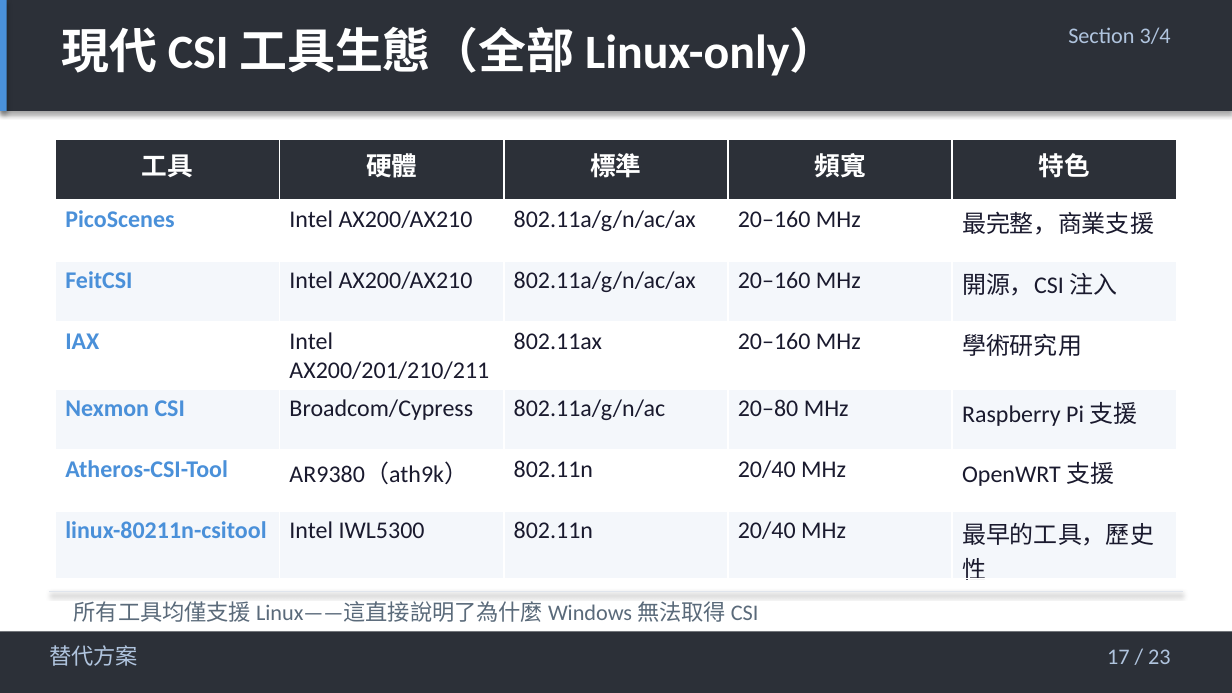
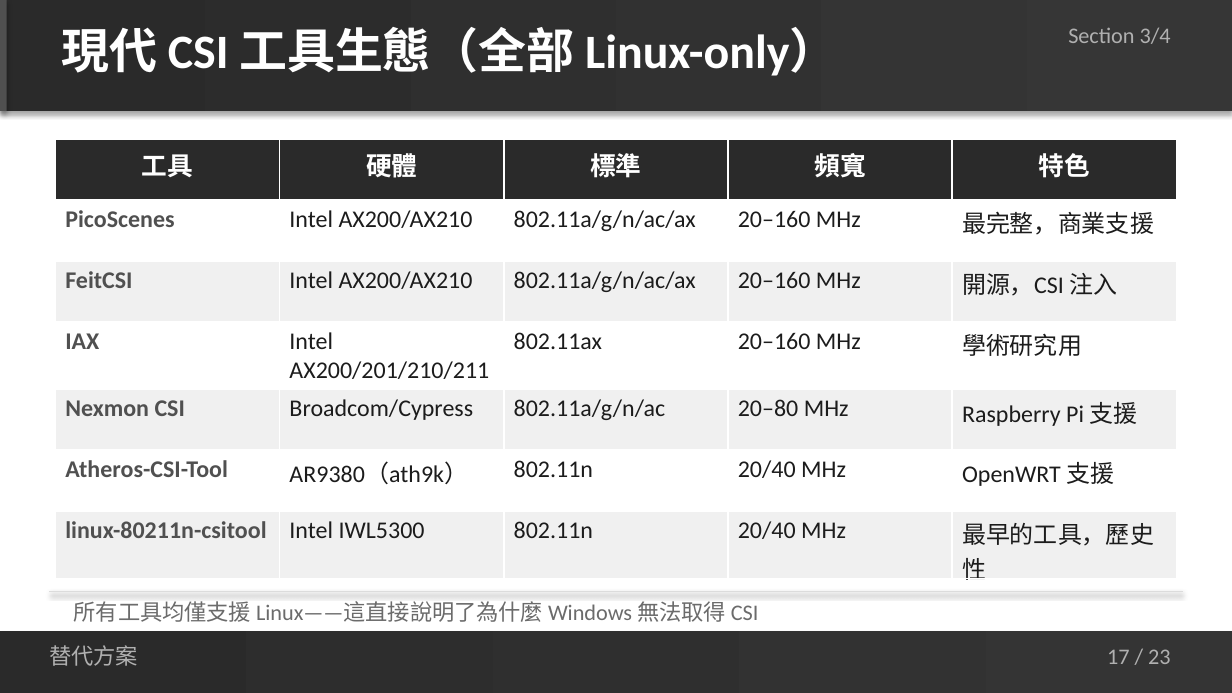
Before and after one commit to jacky92219-cell/network-ppt-project, a slide deck: slide 17 of output/network-card-csi-v5.1.pptx. Drawn at 1232x693 pixels with LibreOffice and Linux fonts; fonts in the diff are those of the drawing. Boxes give left, top, right and bottom in pixels: in the first picture for what was removed or moved away, otherwise in the second. Text is boxed around its words. In the diff, an @@ line names an element or a change of style, - is before the commit and + after.

```diff
--- a/output/network-card-csi-v5.1.pptx
+++ b/output/network-card-csi-v5.1.pptx
@@ rectangle at (0,0,1232,111): fill #2C3038 to gradient #2A2A2A to #363636 @@
@@ rectangle at (0,0,7,111): fill #4A90D9 to #505050 @@
@@ table at (55,139,1177,584) @@
@@ fill #2C3038 to #2A2A2A in row 1 @@
@@ fill #F4F7FB to #F0F0F0 in 15 cells @@
@@ text colour #4A90D9 to #505050 in "PicoScenes", "FeitCSI", "IAX", "Nexmon CSI" and 2 more places @@
@@ text colour #1A1A2E to #1C1C1C in "Intel AX200/AX210", "802.11a/g/n/ac/ax", "20–160 MHz", "最完整，商業支援" and 20 more places @@
@@ line (49, 591) - (1183, 591): stroke #E0E5ED 0.5 pt to #DCDCDC 0.5 pt @@
@@ text "所有工具均僅支援 Linux——這直接說明了為什麼 Windows 無法取得 CSI" at (74,601,759,622): text colour #5A6A7A to #6B6B6B @@
@@ rectangle at (0,631,1232,692): fill #2C3038 to gradient #2A2A2A to #343434 @@
@@ text colour #B0C4DE to #B0B0B0 in 3 elements at (1068,27,1171,44), (49,645,138,666), (1107,649,1171,664) @@
```
Also in this commit, not shown: 22 other slides changed, 2 other files.
